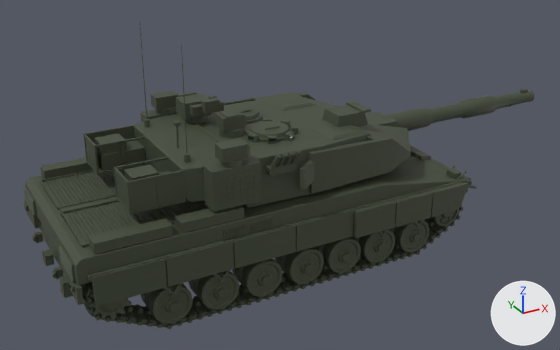
What one commit did to the FBX model export/SM_Leopard2A8.fbx.
Camera for both pictures: a 50 mm lens placed at (-6.04, -11.98, 7.49), pointed at (0.6, 0.08, 1.46). Every picture has the same lights, and +X, +Y and +Z are marked at lower right. The picture after the commit comes second. Objects named as collision shapes, trigger or cutter boxes, shadow casters or lower levels of detail are left out.

Objects in the first picture: 'SM_Leopard2A8'.
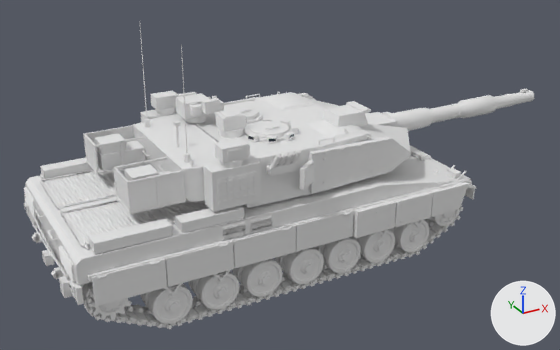
Where the change shows, as pixel boxes (x1, y1, x2, y2) in the pictures (560 x 350 px):
'SM_Leopard2A8', surface changed (dark blue to grey): (23, 28, 534, 329) in both

Diff of the bpy script that builds the scene:
```diff
--- a/export/SM_Leopard2A8.fbx.py
+++ b/export/SM_Leopard2A8.fbx.py
@@ mat_mi_l2a8_hull @@
 n0 = _N.new('ShaderNodeBsdfPrincipled'); n0.name = 'Principled BSDF'
-n0.inputs[0].default_value = (0.055, 0.069, 0.04, 1.0)  # 'Base Color', greyish green #424a38
-n0.inputs[2].default_value = 0.62  # 'Roughness'
 n1 = _N.new('ShaderNodeOutputMaterial'); n1.name = 'Material Output'
+n2 = _N.new('ShaderNodeTexImage'); n2.name = 'Image Texture'
+n2.image = img_t_l2a8_hull_normal_gl_png
+n3 = _N.new('ShaderNodeNormalMap'); n3.name = 'Normal Map'
 _L.new(n0.outputs[0], n1.inputs[0])  # 'BSDF' to 'Surface'
+_L.new(n2.outputs[0], n3.inputs[1])  # 'Color' to 'Color'
+_L.new(n3.outputs[0], n0.inputs[5])  # 'Normal' to 'Normal'
@@ mat_mi_l2a8_runninggear @@
 n0 = _N.new('ShaderNodeBsdfPrincipled'); n0.name = 'Principled BSDF'
-n0.inputs[0].default_value = (0.055, 0.069, 0.04, 1.0)  # 'Base Color', greyish green #424a38
-n0.inputs[2].default_value = 0.62  # 'Roughness'
 n1 = _N.new('ShaderNodeOutputMaterial'); n1.name = 'Material Output'
+n2 = _N.new('ShaderNodeTexImage'); n2.name = 'Image Texture'
+n2.image = img_t_l2a8_runninggear_normal_gl_png
+n3 = _N.new('ShaderNodeNormalMap'); n3.name = 'Normal Map'
 _L.new(n0.outputs[0], n1.inputs[0])  # 'BSDF' to 'Surface'
+_L.new(n2.outputs[0], n3.inputs[1])  # 'Color' to 'Color'
+_L.new(n3.outputs[0], n0.inputs[5])  # 'Normal' to 'Normal'
@@ mat_mi_l2a8_turret @@
 n0 = _N.new('ShaderNodeBsdfPrincipled'); n0.name = 'Principled BSDF'
-n0.inputs[0].default_value = (0.055, 0.069, 0.04, 1.0)  # 'Base Color', greyish green #424a38
-n0.inputs[2].default_value = 0.62  # 'Roughness'
 n1 = _N.new('ShaderNodeOutputMaterial'); n1.name = 'Material Output'
+n2 = _N.new('ShaderNodeTexImage'); n2.name = 'Image Texture'
+n2.image = img_t_l2a8_turret_normal_gl_png
+n3 = _N.new('ShaderNodeNormalMap'); n3.name = 'Normal Map'
 _L.new(n0.outputs[0], n1.inputs[0])  # 'BSDF' to 'Surface'
+_L.new(n2.outputs[0], n3.inputs[1])  # 'Color' to 'Color'
+_L.new(n3.outputs[0], n0.inputs[5])  # 'Normal' to 'Normal'
@@ mat_mi_l2a8_gun @@
 n0 = _N.new('ShaderNodeBsdfPrincipled'); n0.name = 'Principled BSDF'
-n0.inputs[0].default_value = (0.055, 0.069, 0.04, 1.0)  # 'Base Color', greyish green #424a38
-n0.inputs[2].default_value = 0.62  # 'Roughness'
 n1 = _N.new('ShaderNodeOutputMaterial'); n1.name = 'Material Output'
+n2 = _N.new('ShaderNodeTexImage'); n2.name = 'Image Texture'
+n2.image = img_t_l2a8_gun_normal_gl_png
+n3 = _N.new('ShaderNodeNormalMap'); n3.name = 'Normal Map'
 _L.new(n0.outputs[0], n1.inputs[0])  # 'BSDF' to 'Surface'
+_L.new(n2.outputs[0], n3.inputs[1])  # 'Color' to 'Color'
+_L.new(n3.outputs[0], n0.inputs[5])  # 'Normal' to 'Normal'
@@ mat_mi_l2a8_track @@
 n0 = _N.new('ShaderNodeBsdfPrincipled'); n0.name = 'Principled BSDF'
-n0.inputs[0].default_value = (0.055, 0.069, 0.04, 1.0)  # 'Base Color', greyish green #424a38
-n0.inputs[2].default_value = 0.62  # 'Roughness'
 n1 = _N.new('ShaderNodeOutputMaterial'); n1.name = 'Material Output'
+n2 = _N.new('ShaderNodeTexImage'); n2.name = 'Image Texture'
+n2.image = img_t_l2a8_track_normal_gl_png
+n3 = _N.new('ShaderNodeNormalMap'); n3.name = 'Normal Map'
 _L.new(n0.outputs[0], n1.inputs[0])  # 'BSDF' to 'Surface'
+_L.new(n2.outputs[0], n3.inputs[1])  # 'Color' to 'Color'
+_L.new(n3.outputs[0], n0.inputs[5])  # 'Normal' to 'Normal'
```
